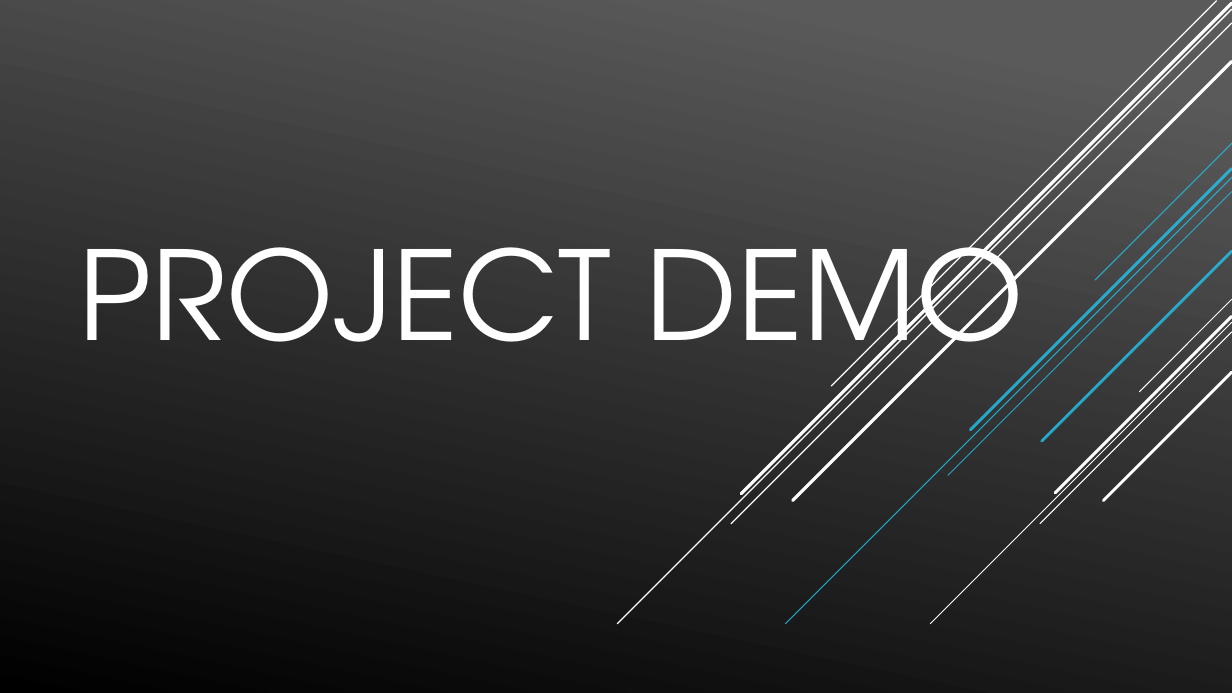
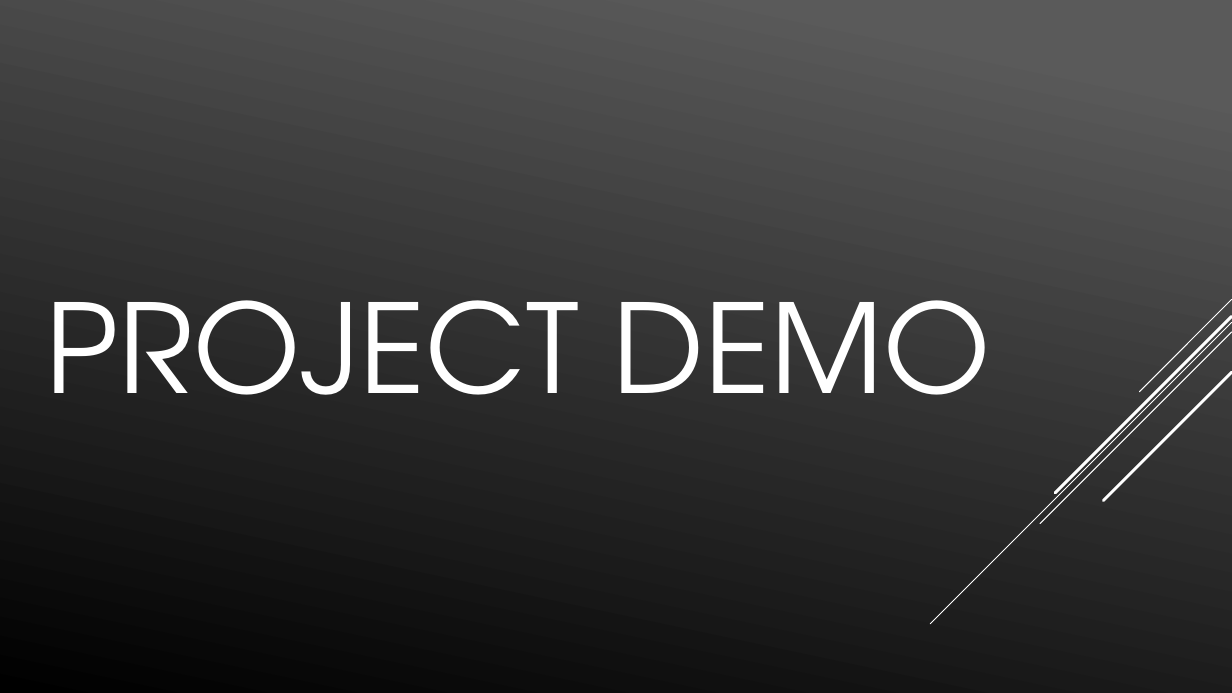
Before and after one commit to AB-Cobb/Capstone, a slide deck: slide 6 of docs/Presentation2.pptx. Drawn at 1232x693 pixels with LibreOffice and Linux fonts; fonts in the diff are those of the drawing. Boxes give left, top, right and bottom in pixels: in the first picture for what was removed or moved away, otherwise in the second. Text is boxed around its words. In the diff, an @@ line names an element or a change of style, - is before the commit and + after.

```diff
--- a/docs/Presentation2.pptx
+++ b/docs/Presentation2.pptx
@@ line removed from (1232, 9) to (617, 624) @@
@@ line removed from (1232, 23) to (731, 524) @@
@@ line removed from (1232, 4) to (741, 494) @@
@@ line removed from (1216, 1) to (832, 386) @@
@@ line removed from (1232, 62) to (793, 501) @@
@@ group removed at bbox=[786, 143, 1232, 624]: 5 lines @@
@@ title "PROJECT DEMO" rewrapped from bbox=[78, 212, 1023, 396] to bbox=[46, 300, 991, 395] @@
```
Also in this commit, not shown: 4 other slides changed.
